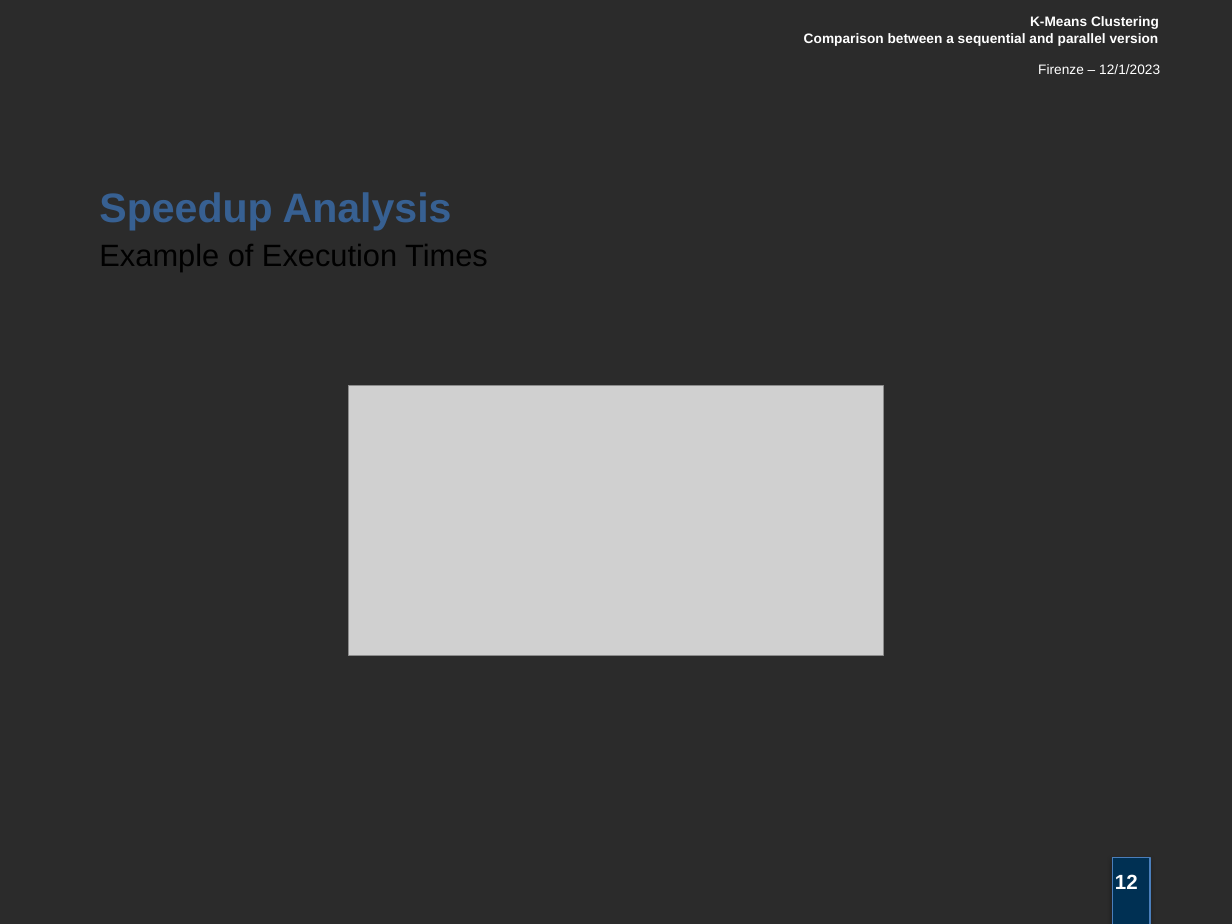
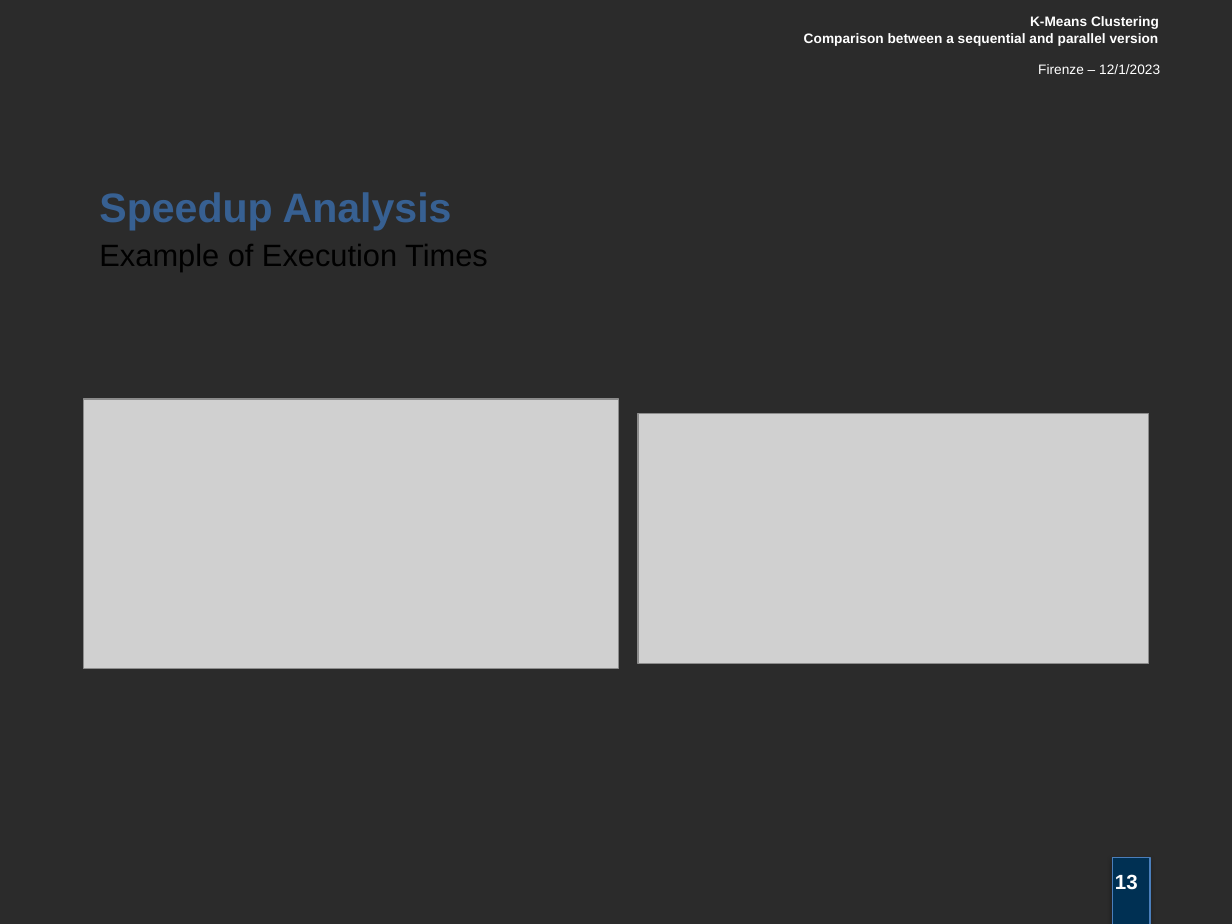
Before and after one commit to BeatricePaoli/KMeansClustering, a slide deck: slide 13 of presentation/KMeansClustering.pptx (slide 12 before the commit). Drawn at 1232x924 pixels with LibreOffice and Linux fonts; fonts in the diff are those of the drawing; grey boxes stand for pictures; background and template pictures are left out; a plain dark background stands for a picture behind light text. Boxes give left, top, right and bottom in pixels: in the first picture for what was removed or moved away, otherwise in the second. Text is boxed around its words. In the diff, an @@ line names an element or a change of style, - is before the commit and + after.

```diff
--- a/presentation/KMeansClustering.pptx
+++ b/presentation/KMeansClustering.pptx
@@ picture: place and size @@
-picture at bbox=[349, 386, 883, 655]
+picture at bbox=[84, 399, 618, 669]
@@ picture added at bbox=[638, 414, 1148, 663] @@
@@ page number at bbox=[1115, 874, 1138, 890]: text changed @@
-12
+13
```
Also in this commit, not shown: 1 other slide changed, 1 slide added, 4 other files.
